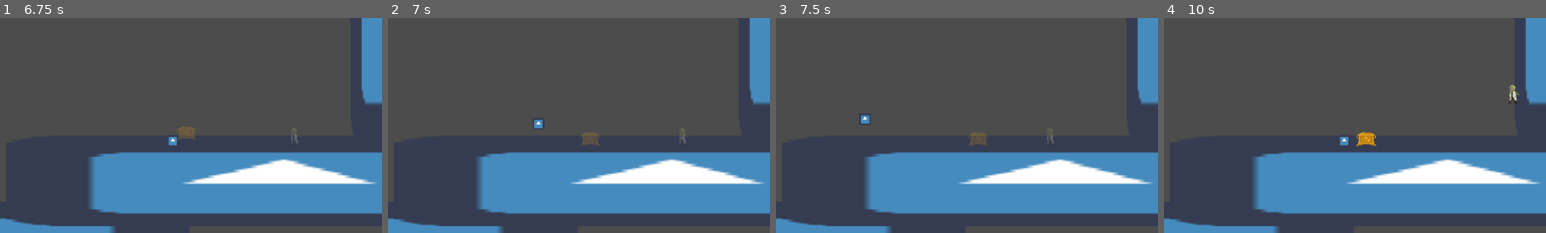
Above: before the commit, frames 1-4 (left to right).
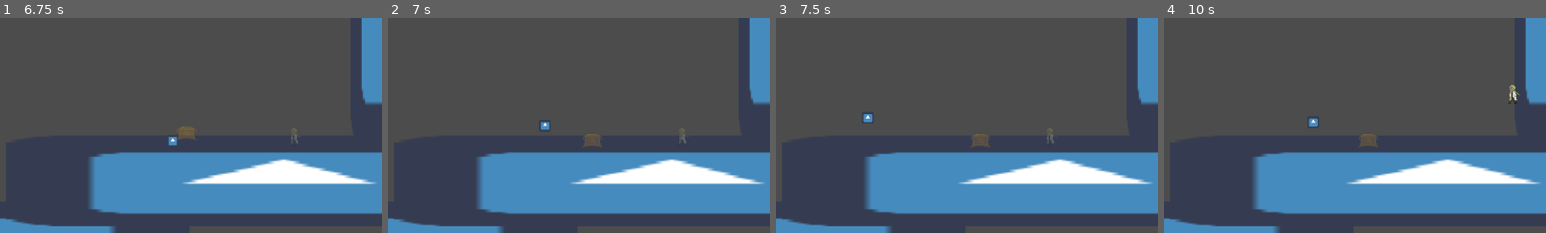
Above: after the commit, the same moments.

Repository: LaurenceTimothyMGarcia/Halloween-Game-Jam-2021
Game: Godot game, scene res://Assets/Scenes/SpiderTester.tscn
Two runs of this game, one before a commit and one after it. Both use one fixed random seed, a clock stepped at 60 frames per second and the inputs below. The project has no main scene, so this scene is started directly. The engine's default icon, where the game draws it, is replaced by a stand-in: a white triangle on a blue panel in a dark square.
Inputs (mouse positions are % of the whole screen's width and height, from its top left):
- Up to frame 1 (6.75 s): click "make he mad" at 0.5 s; tap Enter at 1.25 s; move the mouse to (72, 47) at 1.27 s; hold D (move_right) 1.28-2.78 s; right-click (72, 47) at 1.35 s; tap Space (jump) at 1.52, 2.27, 3.77, 4.52, 5.27, 6.5 s; move the mouse to (30, 57) at 2.02 s; click (30, 57) at 2.1 s; move the mouse to (60, 29) at 2.77 s; hold A (move_left) 2.78-3.53 s; right-click (60, 29) at 2.85 s; move the mouse to (45, 72) at 3.52 s; hold D (move_right) 3.53-5.03 s; click (45, 72) at 3.6 s; move the mouse to (80, 67) at 4.27 s; right-click (80, 67) at 4.35 s; move the mouse to (20, 36) at 5.02 s; hold A (move_left) 5.03-5.78 s; click (20, 36) at 5.1 s; move the mouse to (55, 52) at 5.77 s; hold D (move_right) 5.78-6.53 s; right-click (55, 52) at 5.85 s; move the mouse to (35, 26) at 6.52 s; hold A (move_left) from 6.53 s (still down); click (35, 26) at 6.6 s
- Up to frame 2 (7 s): keep holding A (move_left); tap Space (jump) at 6.77 s
- Up to frame 3 (7.5 s): keep holding A (move_left); move the mouse to (72, 47) at 7.27 s; right-click (72, 47) at 7.35 s
- Up to frame 4 (10 s): tap Space (jump) at 7.52, 8.27, 9.77 s; tap Enter at 8 s; move the mouse to (30, 57) at 8.02 s; release A (move_left) at 8.03 s; hold D (move_right) from 8.03 s (still down); click (30, 57) at 8.1 s; move the mouse to (60, 29) at 8.77 s; right-click (60, 29) at 8.85 s; move the mouse to (45, 72) at 9.52 s; click (45, 72) at 9.6 s
The pictures show only the part of the screen within x 45-95%, y 35-85%; the shares and areas given below are measured in that part.

Frame 1 is identical in both runs. In frame 2, 0.2% of the frame differs, in the area x 38-56%, y 47-61%; in frame 3, 0.2%; in frame 4, 0.5%, in the area x 37-56%, y 46-61%.

Commit message:
Spider enemy now gets knocked back when it hits just the player

Diff:
--- a/Assets/Scenes/SpiderEnEMMI.gd
+++ b/Assets/Scenes/SpiderEnEMMI.gd
@@ -107,6 +107,10 @@
 
 func _slamPlayer():
 	thePlayer.call("getHurt", facingRight, 1)
+	if facingRight:
+		velocity.x = 2 * -crawlMaxSpeed
+	else:
+		velocity.x = 2 * crawlMaxSpeed
 
 func _on_AggroZone_body_entered(body):
 	if body.is_in_group("player"):
--- a/Assets/Scenes/TheBox.tscn
+++ b/Assets/Scenes/TheBox.tscn
@@ -7,15 +7,15 @@
 extents = Vector2( 14.048, 9.04574 )
 
 [sub_resource type="CapsuleShape2D" id=2]
-radius = 2.50261
-height = 24.7442
+radius = 1.13594
+height = 16.2733
 
 [node name="The Box" type="RigidBody2D" groups=[
 "platforms",
 "thebox",
 ]]
 collision_layer = 12
-collision_mask = 0
+collision_mask = 4
 mode = 1
 gravity_scale = 5.0
 script = ExtResource( 2 )
